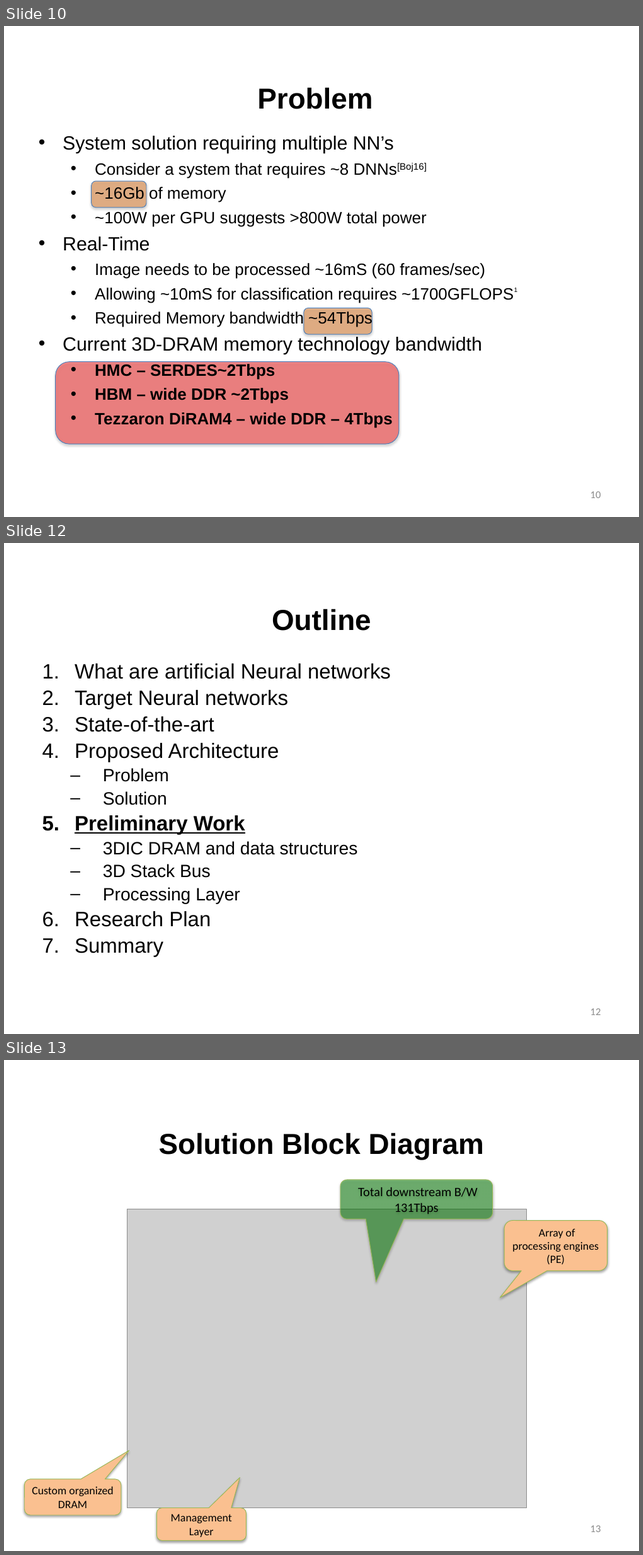
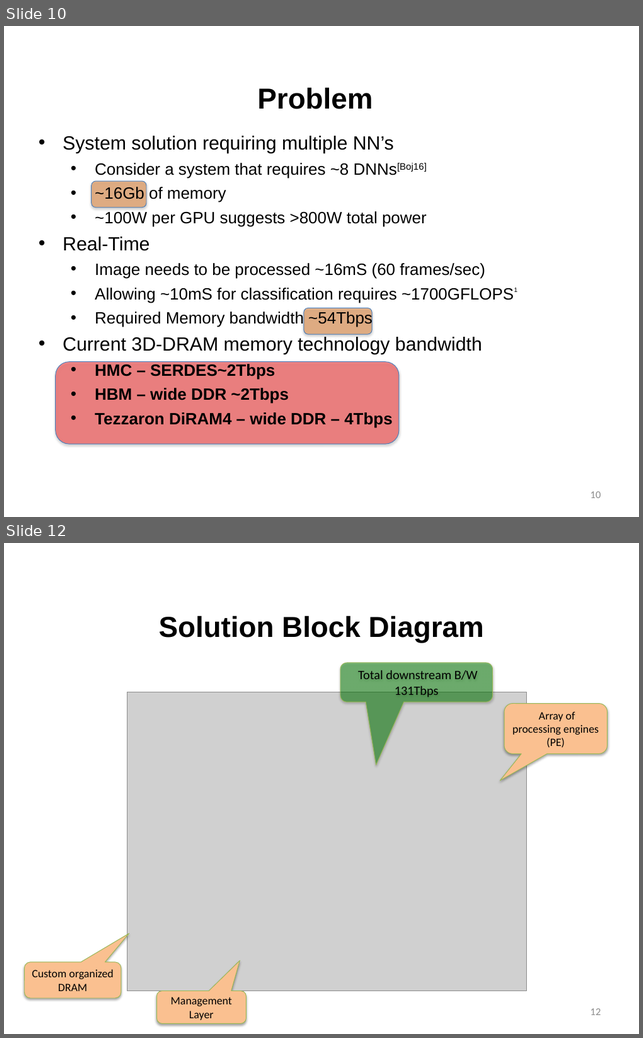
Before and after one commit to lbbaker5900/ece-cortical-MainResearch, a slide deck: 3DSystem/DOC/Status.pptx. Shown one above the other, each under a label of ours: slides 10, 12 and 13 before the commit, slides 10 and 12 after it; the slides between them are not shown. The pictures are 643x1555 and 643x1038 pixels, drawn with LibreOffice and Linux fonts; fonts in the diff are those of the drawing; grey boxes stand for pictures; background and template pictures are left out. Boxes give left, top, right and bottom in pixels: in the first picture for what was removed or moved away, otherwise in the second. Text is boxed around its words. In the diff, an @@ line names an element or a change of style, - is before the commit and + after.

```diff
--- a/3DSystem/DOC/Status.pptx
+++ b/3DSystem/DOC/Status.pptx
@@ slide 12 removed at [4,543,639,1034], background #FFFFFF @@
@@ title removed at [272,609,371,631] @@
-Outline
@@ text removed at [75,663,391,957] @@
-1. What are artificial Neural networks
-2. Target Neural networks
-3. State-of-the-art
-4. Proposed Architecture
-  – Problem
-  – Solution
-5. Preliminary Work
-  – 3DIC DRAM and data structures
-  – 3D Stack Bus
-  – Processing Layer
-6. Research Plan
-7. Summary
@@ page number removed at [591,1008,601,1015] @@
-12
@@ what was slide 13 is now slide 12 @@
@@ page number at [591,1008,601,1015]: text changed @@
-13
+12
```
Also in this commit, not shown: 7 slides changed, 2 slides added, 4 other slides removed, 5 other files.
